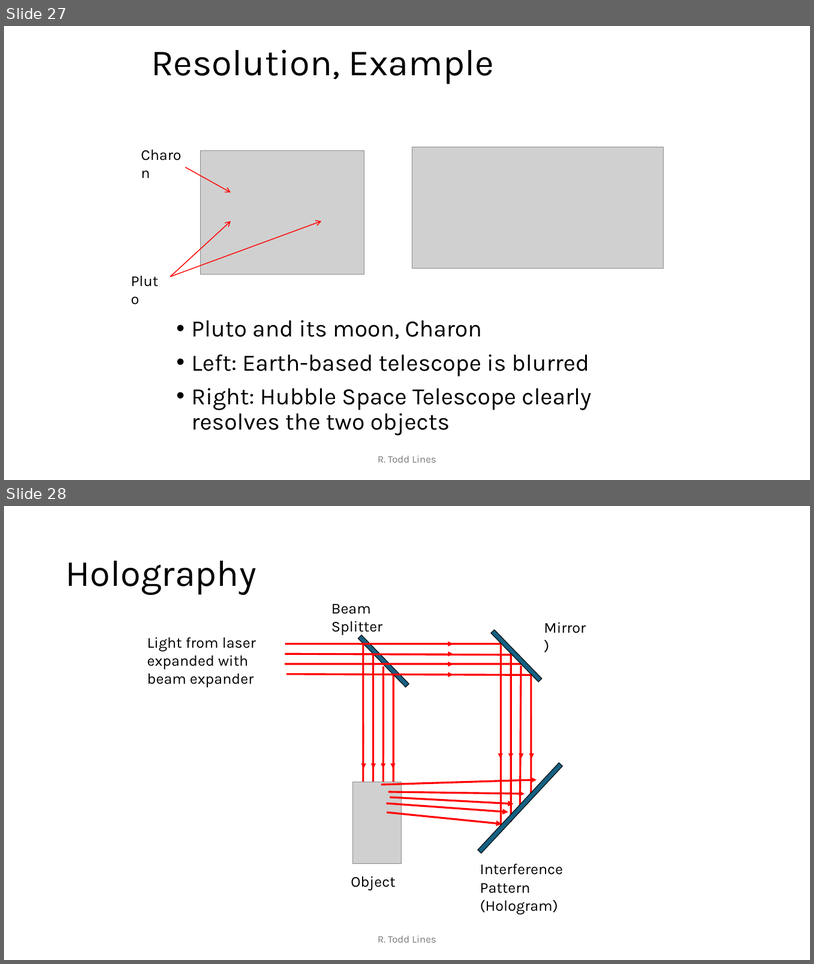
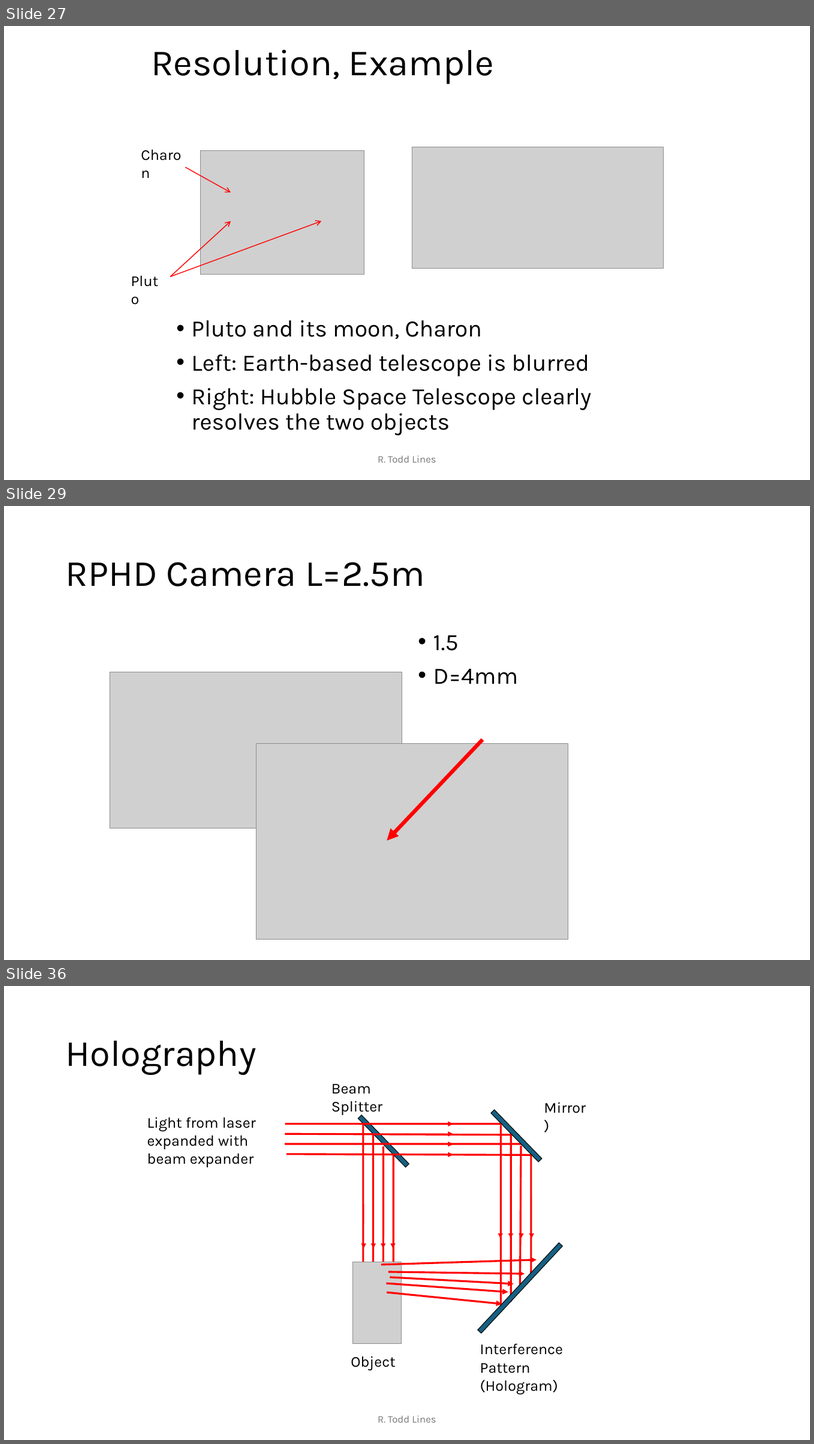
Before and after one commit to rtlines/Introductory-Physics-II, a slide deck: Lecture_Slides/PH 123 Lecture 24.pptx. Shown one above the other, each under a label of ours: slides 27 and 28 before the commit, slides 27, 29 and 36 after it; the slides between them are not shown. The pictures are 814x964 and 814x1444 pixels, drawn with LibreOffice and Linux fonts; fonts in the diff are those of the drawing; grey boxes stand for pictures. Boxes give left, top, right and bottom in pixels: in the first picture for what was removed or moved away, otherwise in the second. Text is boxed around its words. In the diff, an @@ line names an element or a change of style, - is before the commit and + after.

```diff
--- a/Lecture_Slides/PH 123 Lecture 24.pptx
+++ b/Lecture_Slides/PH 123 Lecture 24.pptx
@@ slide 29 added at [4, 506, 810, 960], background #FFFFFF @@
@@ title added at [65, 562, 425, 586], 44 pt, text #000000 @@
+RPHD Camera L=2.5m
@@ text added at [434, 635, 519, 684], 28 pt, text #000000 @@
+• 1.5
+• D=4mm
@@ picture added at [110, 672, 402, 828] @@
@@ arrow added from (483, 739) to (387, 841), #FF0000 4.5 pt @@
@@ picture added at [256, 743, 569, 939] @@
@@ what was slide 28 is now slide 36 @@
```
Also in this commit, not shown: 8 other slides added, 10 other files.
